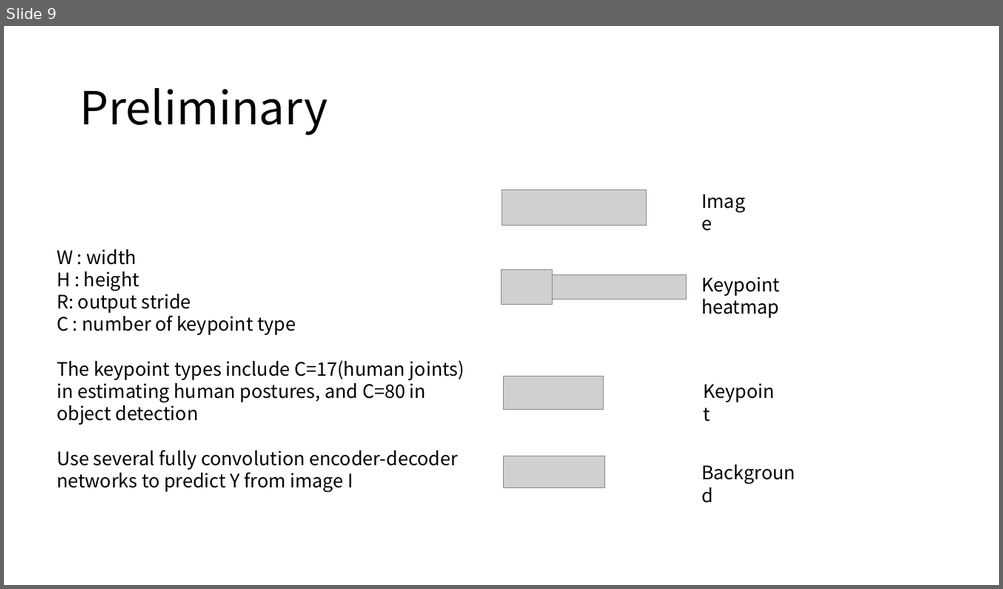
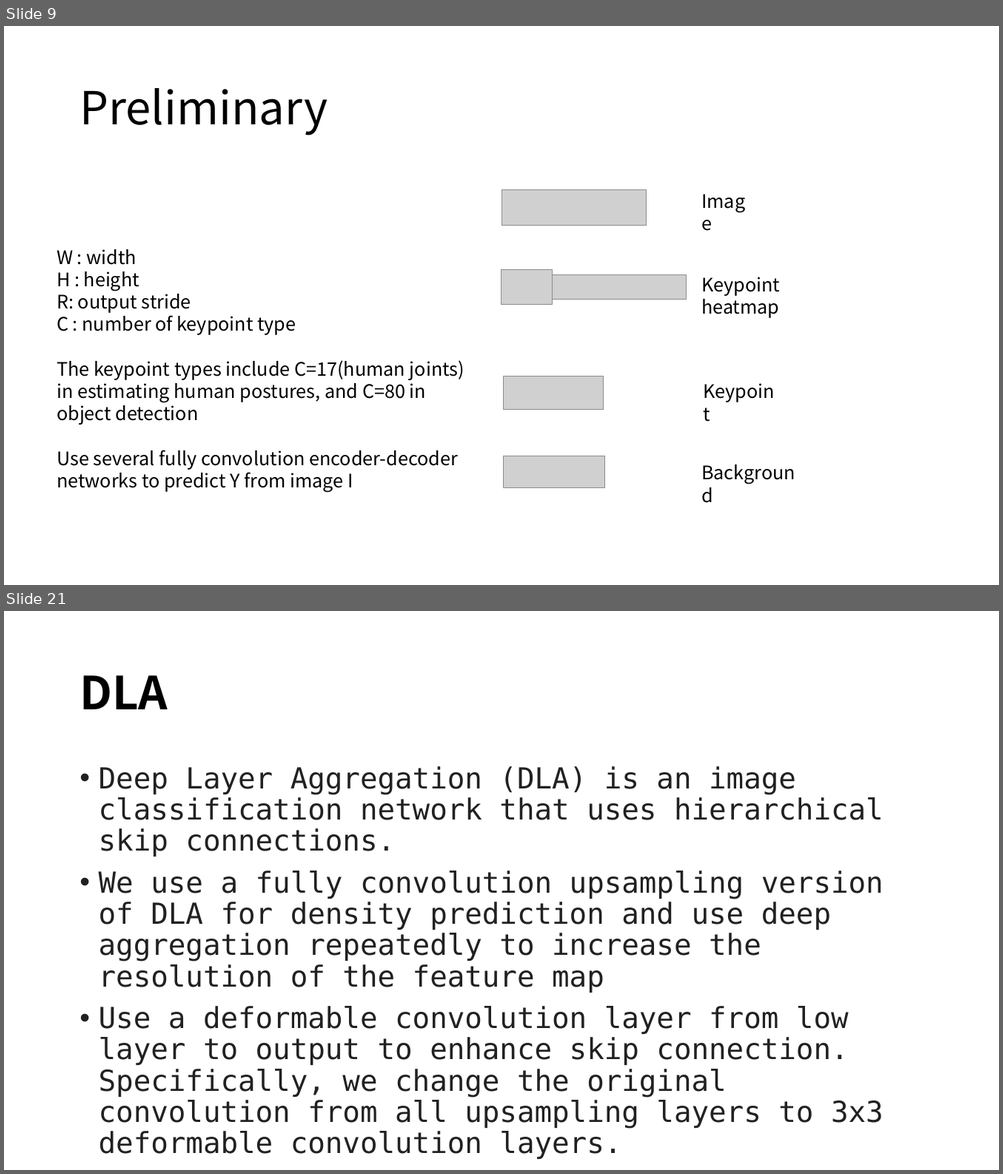
Before and after one commit to jjeamin/jjeamin.github.io, a slide deck: _posts/ppt/CenterNet.pptx. Shown one above the other, each under a label of ours: slide 9 before the commit, slides 9 and 21 after it; the slides between them are not shown. The pictures are 1003x589 and 1003x1174 pixels, drawn with LibreOffice and Linux fonts; fonts in the diff are those of the drawing; grey boxes stand for pictures. Boxes give left, top, right and bottom in pixels: in the first picture for what was removed or moved away, otherwise in the second. Text is boxed around its words. In the diff, an @@ line names an element or a change of style, - is before the commit and + after.

```diff
--- a/_posts/ppt/CenterNet.pptx
+++ b/_posts/ppt/CenterNet.pptx
@@ slide 21 added at [4, 611, 999, 1170], background #FFFFFF @@
@@ title added at [79, 675, 168, 709], 44 pt, text #000000, bold @@
+DLA
@@ text added at [99, 766, 883, 1129], 28 pt, text #212121 @@
+• Deep Layer Aggregation (DLA) is an image classification network that uses hierarchical skip connections.
+• We use a fully convolution upsampling version of DLA for density prediction and use deep aggregation repeatedly to increase the resolution of the feature map
+• Use a deformable convolution layer from low layer to output to enhance skip connection. Specifically, we change the original convolution from all upsampling layers to 3x3 deformable convolution layers.
```
Also in this commit, not shown: 1 slide changed, 14 other slides added, 1 other file.
